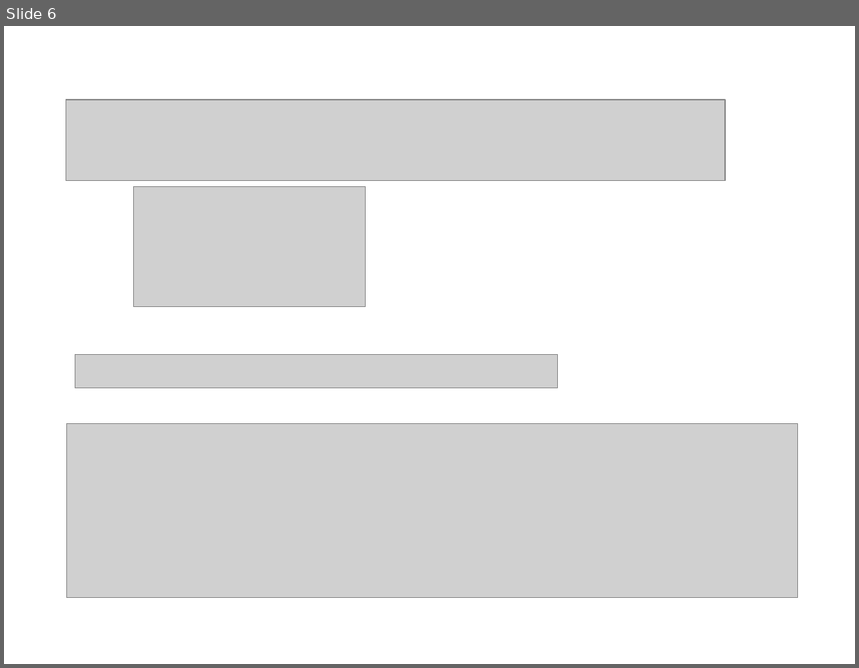
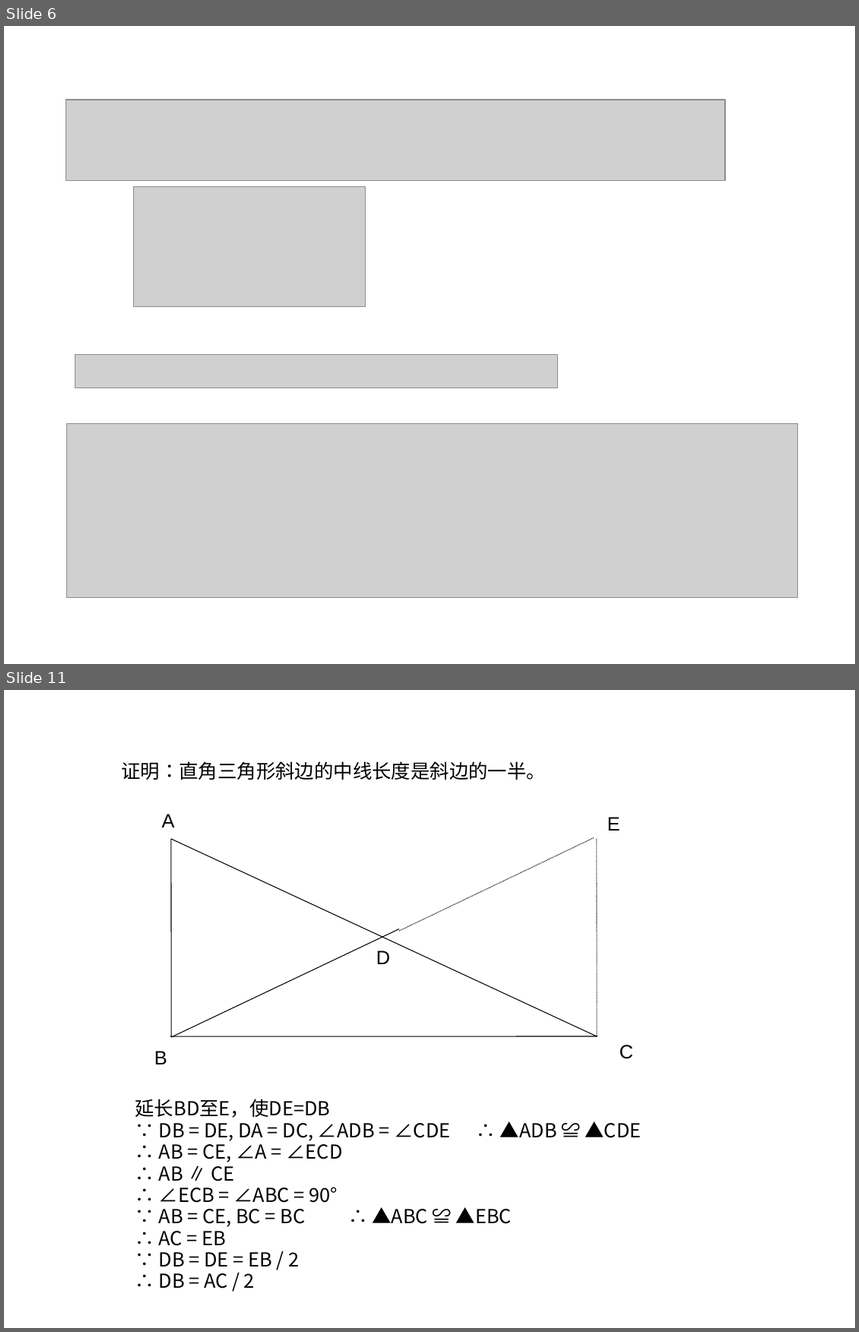
Before and after one commit to ericzhang/english-math, a slide deck: math/grade-7-下/7下数学北师大版-unit-5-图形的轴对称.ppt. Shown one above the other, each under a label of ours: slide 6 before the commit, slides 6 and 11 after it; the slides between them are not shown. The pictures are 859x668 and 859x1332 pixels, drawn with LibreOffice and Linux fonts; fonts in the diff are those of the drawing; grey boxes stand for pictures. Boxes give left, top, right and bottom in pixels: in the first picture for what was removed or moved away, otherwise in the second. Text is boxed around its words. In the diff, an @@ line names an element or a change of style, - is before the commit and + after.

```diff
--- a/math/grade-7-下/7下数学北师大版-unit-5-图形的轴对称.ppt
+++ b/math/grade-7-下/7下数学北师大版-unit-5-图形的轴对称.ppt
@@ slide 11 added at (4,690,855,1328), background #FFFFFF @@
@@ text added at (121,761,546,780), 18 pt, text #000000 @@
+证明：直角三角形斜边的中线长度是斜边的一半。
@@ text added at (162,814,175,828), 18 pt, text #000000 @@
+A
@@ text added at (607,817,620,831), 18 pt, text #000000 @@
+E
@@ line added from (171, 839) to (172, 1037), #000000 0.74 pt @@
@@ line added from (171, 839) to (598, 1037), #000000 0.74 pt @@
@@ line added from (399, 931) to (594, 838), #000000 0.74 pt dashed @@
@@ line added from (598, 839) to (598, 1037), #000000 0.74 pt dashed @@
@@ line added from (171, 1037) to (399, 929), #000000 0.74 pt @@
@@ text added at (376,951,390,964), 18 pt, text #000000 @@
+D
@@ text added at (154,1051,167,1065), 18 pt, text #000000 @@
+B
@@ line added from (598, 1037) to (170, 1037), #000000 0.74 pt @@
@@ text added at (620,1045,633,1059), 18 pt, text #000000 @@
+C
@@ text added at (135,1099,641,1289), 18 pt, text #000000 @@
+延长BD至E，使DE=DB
+∵ DB = DE, DA = DC, ∠ADB = ∠CDE ∴ ▲ADB ≌ ▲CDE
+∴ AB = CE, ∠A = ∠ECD
+∴ AB ∥ CE
+∴ ∠ECB = ∠ABC = 90°
+∵ AB = CE, BC = BC ∴ ▲ABC ≌ ▲EBC
+∴ AC = EB
+∵ DB = DE = EB / 2
+∴ DB = AC / 2
```
Also in this commit, not shown: 5 other slides added, 20 other files.
